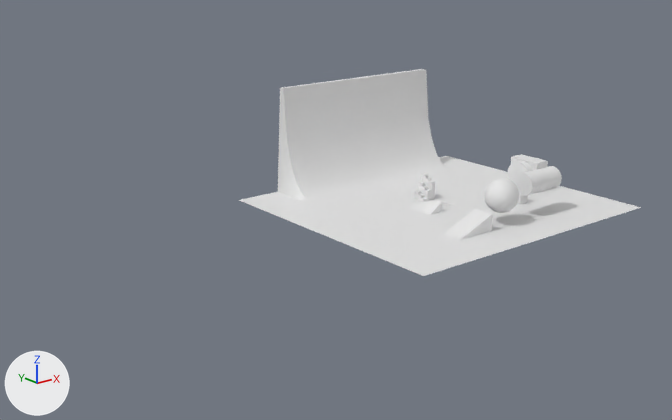
The glTF model maps/MovementTesting/MovementTesting.glb as it was, and as the next commit left it.
Camera for both pictures: a 50 mm camera at (-231.0, -237.0, 101.0) aimed at (-42.0, -1.0, 7.0). Arrows for +X, +Y and +Z are at lower left; the lights stay in place. Where no turn or scale is listed for an object, it has been applied to the vertices. Vertices at the same position are counted once.
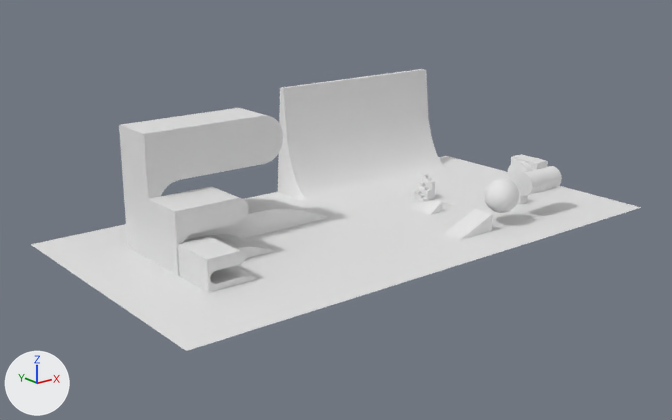
Changed parts and their boxes [x1, y1, x2, y2] in the pictures (672 x 420 px):
'Plane', reshaped (52% wider, 36% taller): before [239, 69, 641, 276]; after [31, 69, 641, 351]
part 1 of me_plane, added: after [148, 187, 274, 276]
part 2 of me_plane, added: after [178, 237, 260, 293]
part 3 of me_plane, added: after [31, 108, 423, 351]

The change, as a diff of the scene's bpy script:
```diff
--- a/maps/MovementTesting/MovementTesting.glb.py
+++ b/maps/MovementTesting/MovementTesting.glb.py
@@ me_plane @@
 # used by ob_plane; location = (0.0, 0.0, 0.0)
-me_plane.from_pydata(...)  # 3976 vertices, 7732 faces; spans x -50.0..60.0, y -52.0..48.0, z -1.8..40.3
+me_plane.from_pydata(...)  # 6389 vertices, 12472 faces; spans x -130.0..60.0, y -52.0..48.0, z -1.8..40.3
+# me_plane part 1: a new loose piece of 94 vertices spanning x -106.6..-71.6, y -6.7..9.6, z 0.0..20.1
+# me_plane part 2: a new loose piece of 94 vertices spanning x -106.3..-88.8, y -23.3..-6.9, z 0.0..10.0
+# me_plane part 3: 2225 vertices added at x -130.0..-36.6, y -52.0..48.0, z 0.0..40.1
```
